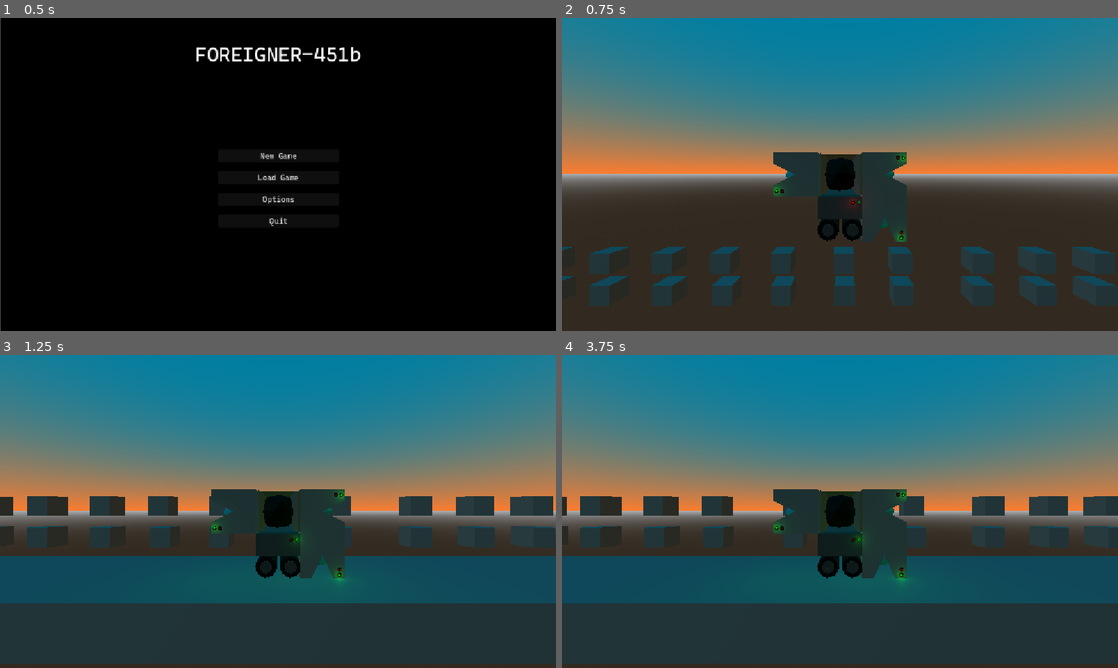
Above: before the commit, frames 1-4 (two rows, left to right).
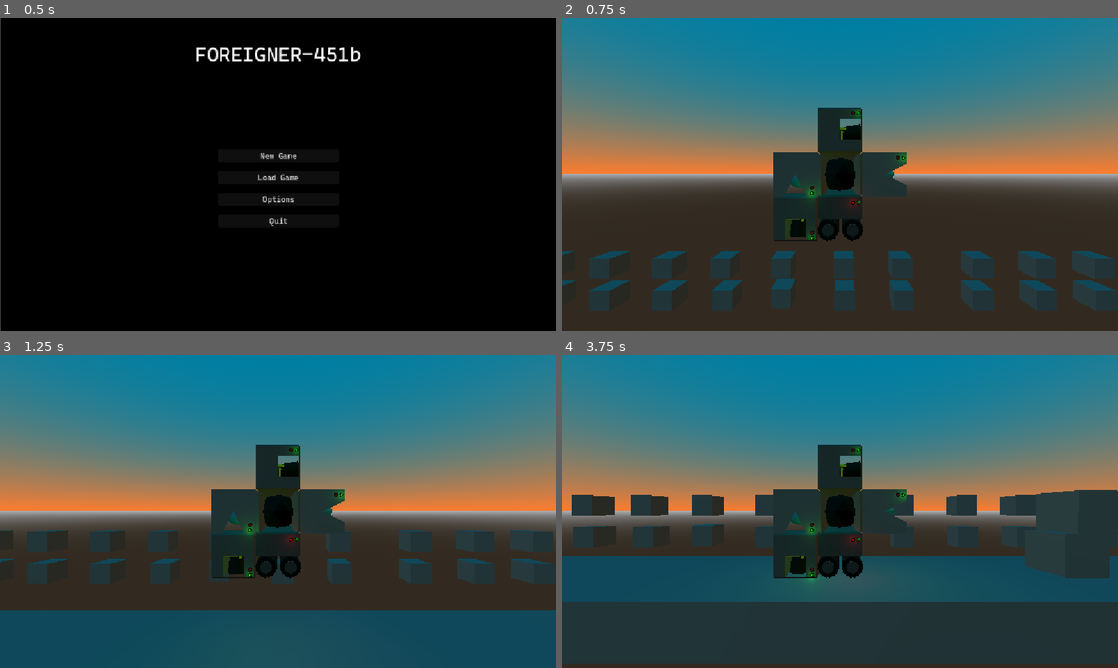
Above: after the commit, the same moments.

Repository: NikolayStaykov/foreigner-451b
Game: Godot game, scene res://scenes/ui/main_menu.tscn
Two runs of this game, one before a commit and one after it. Both use one fixed random seed, a clock stepped at 60 frames per second and the inputs below.
Inputs (mouse positions are in pixels of both pictures, inside the frame that each line leads up to):
- Up to frame 1 (0.5 s): no input
- Up to frame 2 (0.75 s): click "New Game" at 0.5 s
- Up to frame 3 (1.25 s): no input
- Up to frame 4 (3.75 s): move the mouse to (962, 495) at 1.27 s; hold D 1.28-2.03 s; click (962, 495) at 1.42 s; move the mouse to (728, 527) at 2.02 s; hold A 2.03-2.78 s; click (728, 527) at 2.17 s; move the mouse to (895, 442) at 2.77 s; hold D from 2.78 s (still down); click (895, 442) at 2.92 s; move the mouse to (812, 574) at 3.52 s; click (812, 574) at 3.67 s

Frame 1 is identical in both runs. In frame 2, 5.5% of the frame differs, in the area x 0-100%, y 28-94%; in frame 3, 38%, in the area x 0-100%, y 28-100%; in frame 4, 9.0%.

Commit message:
Redid physics of player entity to work with rigidbody3d instead of characterbody3d, refined repulser cube, added rocket cube

Diff:
--- /dev/null
+++ b/foreigner-451b/assets/3d/inherited/jet_engine_cube.tscn
@@ -0,0 +1,5 @@
+[gd_scene format=3 uid="uid://bpe3up3xejfw3"]
+
+[ext_resource type="PackedScene" uid="uid://dkeuw7qwmbhpe" path="res://assets/3d/jetEngineCube.fbx" id="1_oglba"]
+
+[node name="jetEngineCube" unique_id=1102235255 instance=ExtResource("1_oglba")]
--- /dev/null
+++ b/foreigner-451b/assets/scripts/gameplay/object_scripts/blastable.gd
@@ -0,0 +1,6 @@
+extends RigidBody3D
+
+class_name Blastable
+
+func accept_blast() -> void:
+	pass
--- /dev/null
+++ b/foreigner-451b/assets/scripts/gameplay/object_scripts/blastable_destructable.gd
@@ -0,0 +1,4 @@
+extends Blastable
+
+func accept_blast() -> void:
+	get_tree().create_timer(0.5,false).connect("timeout",queue_free)
--- a/foreigner-451b/assets/scripts/gameplay/player_scripts/main_cube.gd
+++ b/foreigner-451b/assets/scripts/gameplay/player_scripts/main_cube.gd
@@ -1,7 +1,8 @@
-extends CharacterBody3D
+extends RigidBody3D
 
+func _ready() -> void:
+	linear_damp = 1
 
 func _physics_process(delta: float) -> void:
-	if not is_on_floor():
-		velocity += get_gravity() * delta
-	move_and_slide()
+	if linear_velocity.y < 0:
+		apply_force(Vector3(0,-10,0))
--- a/foreigner-451b/assets/scripts/gameplay/player_scripts/repulser_cube.gd
+++ b/foreigner-451b/assets/scripts/gameplay/player_scripts/repulser_cube.gd
@@ -1,11 +1,12 @@
 extends Node3D
 
-@onready var main_body: CharacterBody3D
+@onready var main_body: RigidBody3D
 @export var cube_node: Node3D
 @export var repulser_sound_effect: AudioStreamPlayer3D
 @export var red_light: OmniLight3D
 @export var green_light: OmniLight3D
 @export var button: Key
+@export var impact_area: Area3D
 
 var animation_player: AnimationPlayer
 var repulser_ready: bool = true
@@ -23,34 +24,25 @@
 	main_body = get_parent()
 	force_vector_x = -1 * round(cos(rotation.z))
 	force_vector_y = -1 * round( sin(rotation.z))
+	impact_area.body_entered.connect(process_impact_area_collision)
 
 
 func execute_action() -> void:
 	repulser_ready = false
 	red_light.visible = true
 	green_light.visible = false
-	air_force_multiplier = pow(1.6, !main_body.is_on_floor() as int)
 	repulser_sound_effect.play()
 	animation_player.play("Icosphere|IcosphereAction",-1,3)
-	main_body.velocity.y += force * force_vector_y
-	main_body.velocity.x += force * force_vector_x * air_force_multiplier
+	impact_area.monitoring = true
+	get_tree().create_timer(0.1,false).connect("timeout",func(): impact_area.monitoring = false)
+	main_body.apply_impulse(Vector3(force * force_vector_x,force * force_vector_y,0))
 	get_tree().create_timer(cooldown, false).connect("timeout", reset_cooldown)
-	residual_force = force * force_vector_x * air_force_multiplier
-	lose_moemntum()
 
 func reset_cooldown() -> void:
 	repulser_ready = true
 	red_light.visible = false
 	green_light.visible = true
 	pass
-
-func lose_moemntum() -> void:
-	if residual_force == 0:
-		return
-	residual_force -= force_fall_off * force_vector_x
-	main_body.velocity.x -= force_fall_off * force_vector_x
-	get_tree().create_timer(force_fall_off_time_step, false).connect("timeout",lose_moemntum)
-
 
 func _physics_process(delta: float) -> void:
 	if Input.is_key_pressed(button) and repulser_ready:
@@ -66,3 +58,13 @@
 		return
 	if event.button_index == 1 and event.pressed and repulser_ready:
 		execute_action()
+
+func process_impact_area_collision(body) -> void:
+	if body is not RigidBody3D:
+		return
+	body = body as RigidBody3D
+	#body.apply_force(Vector3(force * force_vector_x * -1,force * force_vector_y * -1,0))
+	if body is Blastable:
+		body.accept_blast()
+	body.linear_velocity.x += force * force_vector_x * -1
+	body.linear_velocity.y += force * force_vector_y * -1
--- /dev/null
+++ b/foreigner-451b/assets/scripts/gameplay/player_scripts/rocket_cube.gd
@@ -0,0 +1,57 @@
+extends Node3D
+
+@onready var main_body: RigidBody3D
+@export var red_light: OmniLight3D
+@export var green_light: OmniLight3D
+@export var particles: GPUParticles3D
+@export var button: Key
+
+var fuel: float = 10
+var max_fuel: float = 10
+var fuel_regen_rate: float = 0.5
+var burn_rate: float = 3
+var thrust: float = 1600
+var force_vector_y: float
+var force_vector_x: float
+var mouse_button_pressed: bool = false
+
+func _ready() -> void:
+	force_vector_x = -1 * round(cos(rotation.z))
+	force_vector_y = -1 * round( sin(rotation.z)) / 2
+	main_body = get_parent()
+
+
+# Called every frame. 'delta' is the elapsed time since the previous frame.
+func _physics_process(delta: float) -> void:
+	if (Input.is_key_pressed(button) or mouse_button_pressed) and fuel > 0:
+		particles.emitting = true
+		main_body.apply_force(Vector3(thrust * force_vector_x * delta, thrust * force_vector_y * delta,0))
+		fuel -= burn_rate * delta
+	elif fuel <= 0:
+		green_light.visible = false
+		red_light.visible = true
+		particles.emitting = false
+		get_tree().create_timer(5, false).connect("timeout", func():
+			fuel = max_fuel
+			red_light.visible = false
+			green_light.visible = true
+		)
+	elif fuel > 0 and fuel < max_fuel:
+		particles.emitting = false
+		fuel += fuel_regen_rate * delta
+
+
+func _on_click_area_input_event(camera: Node, event: InputEvent, event_position: Vector3, normal: Vector3, shape_idx: int) -> void:
+	parse_click_event(event as InputEventMouseButton)
+	pass
+
+func parse_click_event(event: InputEventMouseButton) -> void:
+	if not event:
+		return
+	if event.button_index == 1:
+		mouse_button_pressed = event.pressed
+
+
+
+func _on_click_area_mouse_exited() -> void:
+	mouse_button_pressed = false
--- a/foreigner-451b/assets/scripts/gameplay/player_scripts/wheel_cube.gd
+++ b/foreigner-451b/assets/scripts/gameplay/player_scripts/wheel_cube.gd
@@ -1,37 +1,28 @@
 extends Node
 
-@onready var main_body: CharacterBody3D
+@onready var main_body: RigidBody3D
 @export var cube_node: Node3D
 @export var move_sound_effect: AudioStreamPlayer3D
 @export var red_light: OmniLight3D
 @export var green_light: OmniLight3D
 
 var animation_player: AnimationPlayer
-const SPEED: float = 5.0
-var perserved_velocity : float = 0
-var air_velocity_fall_off: float = 0.5
-var air_velocity_fall_off_time_step: float = 0.7
+const SPEED: float = 1500.0
 var move_dir: int = 0
 var last_input_type: int = 0 # 0 - none, 1 - mouse, 2 - keyboard
 var mouse_right_held: bool = false
 var mouse_left_held: bool = false
+var last_delta: float
 
 func _ready() -> void:
 	animation_player = cube_node.get_children().filter(func(node): return node is AnimationPlayer)[0]
 	main_body = get_parent()
 
 func _physics_process(delta: float) -> void:
-	if not main_body.is_on_floor():
-		main_body.velocity += main_body.get_gravity() * delta
-		if move_dir != 0:
-			perserved_velocity = move_dir * SPEED
-			stop_move()
-			main_body.velocity.x += perserved_velocity
-			lose_air_momentum()
+	if snappedf(main_body.linear_velocity.y,0.01) != 0:
+		stop_move()
 	else:
-		if perserved_velocity != 0:
-			main_body.velocity.x -= perserved_velocity
-			perserved_velocity = 0
+		last_delta = delta
 		if last_input_type != 1:
 			handle_keyboard_input()
 		if last_input_type != 2:
@@ -43,15 +34,14 @@
 		else:
 			animation_player.pause()
 	hanlde_lights()
-	main_body.move_and_slide()
 
 func handle_keyboard_input() -> void:
-	if Input.is_key_pressed(GlobalVars.wheel_cube_move_right_key) and move_dir == 0:
+	if Input.is_key_pressed(GlobalVars.wheel_cube_move_right_key):
 		last_input_type = 2
-		start_move_right()
-	elif Input.is_key_pressed(GlobalVars.wheel_cube_move_left_key) and move_dir == 0:
+		move_right()
+	elif Input.is_key_pressed(GlobalVars.wheel_cube_move_left_key):
 		last_input_type = 2
-		start_move_left()
+		move_left()
 	elif !Input.is_key_pressed(GlobalVars.wheel_cube_move_right_key) and move_dir == 1:
 		last_input_type = 0
 		stop_move()
@@ -60,12 +50,12 @@
 		stop_move()
 
 func handle_mouse_input() -> void:
-	if mouse_left_held and move_dir == 0:
+	if mouse_left_held:
 		last_input_type = 1
-		start_move_right()
-	elif mouse_right_held and move_dir == 0:
+		move_right()
+	elif mouse_right_held:
 		last_input_type = 1
-		start_move_left()
+		move_left()
 	elif !mouse_left_held and move_dir == 1:
 		last_input_type = 0
 		stop_move()
@@ -84,38 +74,26 @@
 	elif event.button_index == 2:
 		mouse_right_held = event.pressed
 
-func start_move_right() -> void:
+func move_right() -> void:
 	move_dir = 1
-	main_body.velocity.x += 1 * SPEED
-	move_sound_effect.play()
+	main_body.apply_force(Vector3(SPEED * last_delta,0,0))
+	if move_sound_effect.playing:
+		move_sound_effect.play()
 
-func start_move_left() -> void:
+func move_left() -> void:
 	move_dir = -1
-	main_body.velocity.x += -1 * SPEED
-	move_sound_effect.play()
+	main_body.apply_force(Vector3(SPEED * last_delta * -1.0,0,0))
+	if move_sound_effect.playing:
+		move_sound_effect.play()
 
 func stop_move() -> void:
-	main_body.velocity.x -= SPEED * move_dir
 	move_dir = 0
 	move_sound_effect.stop()
-
 
 func _on_area_3d_mouse_exited() -> void:
 	mouse_left_held = false
 	mouse_right_held = false
 
-func lose_air_momentum() -> void:
-	if perserved_velocity == 0:
-		return
-
-	if perserved_velocity > 0:
-		perserved_velocity -= air_velocity_fall_off
-		main_body.velocity.x -= air_velocity_fall_off
-	elif perserved_velocity < 0:
-		perserved_velocity += air_velocity_fall_off
-		main_body.velocity.x += air_velocity_fall_off
-	get_tree().create_timer(air_velocity_fall_off_time_step,true).connect("timeout",lose_air_momentum)
-
 func hanlde_lights() -> void:
-	red_light.visible = !main_body.is_on_floor()
+	red_light.visible = snappedf(main_body.linear_velocity.y,0.01) != 0
 	green_light.visible = !red_light.visible
--- a/foreigner-451b/scenes/gameplay_scenes/test_scene.tscn
+++ b/foreigner-451b/scenes/gameplay_scenes/test_scene.tscn
@@ -3,6 +3,8 @@
 [ext_resource type="PackedScene" uid="uid://dt1vfeopx885g" path="res://scenes/player_objects/main_cube.tscn" id="1_x523r"]
 [ext_resource type="PackedScene" uid="uid://cwhh7rovxw5va" path="res://scenes/player_objects/wheel_cube.tscn" id="2_jbclj"]
 [ext_resource type="PackedScene" uid="uid://bhh5spixos4bv" path="res://scenes/player_objects/repulser_cube.tscn" id="3_8nujb"]
+[ext_resource type="Script" uid="uid://bapkjx7wu2uns" path="res://assets/scripts/gameplay/object_scripts/blastable_destructable.gd" id="4_chxrr"]
+[ext_resource type="PackedScene" uid="uid://babthu4we7hdn" path="res://scenes/player_objects/rocket_cube.tscn" id="4_jci4g"]
 
 [sub_resource type="ProceduralSkyMaterial" id="ProceduralSkyMaterial_x523r"]
 sky_top_color = Color(2.2140146e-06, 0.4932255, 0.64363945, 1)
@@ -15,34 +17,45 @@
 background_mode = 2
 sky = SubResource("Sky_jbclj")
 
+[sub_resource type="PhysicsMaterial" id="PhysicsMaterial_8nujb"]
+
 [sub_resource type="BoxMesh" id="BoxMesh_jbclj"]
 
 [sub_resource type="BoxShape3D" id="BoxShape3D_8nujb"]
 
 [sub_resource type="BoxMesh" id="BoxMesh_x523r"]
+
+[sub_resource type="BoxMesh" id="BoxMesh_8nujb"]
+
+[sub_resource type="BoxShape3D" id="BoxShape3D_chxrr"]
 
 [node name="TestScene" type="Node3D" unique_id=2071262294]
 
 [node name="main_cube" parent="." unique_id=1786172688 instance=ExtResource("1_x523r")]
 transform = Transform3D(1, 0, 0, 0, 1, 0, 0, 0, 1, 0, 7.1661277, 0)
 
+[node name="CollisionShape3D5" parent="main_cube" unique_id=112862911 instance=ExtResource("3_8nujb")]
+transform = Transform3D(1.1924881e-08, 1, 0, -1, 1.1924881e-08, 0, 0, 0, 1, -1, 0, 0)
+
+[node name="CollisionShape3D6" parent="main_cube" unique_id=778062202 instance=ExtResource("3_8nujb")]
+transform = Transform3D(1, 0, 0, 0, 1, 0, 0, 0, 1, 1, 0, 0)
+
 [node name="CollisionShape3D2" parent="main_cube" unique_id=1059384448 instance=ExtResource("2_jbclj")]
 transform = Transform3D(-4.371139e-08, 0, -1, 0, 1, 0, 1, 0, -4.371139e-08, 0, -1, 0)
 
-[node name="CollisionShape3D3" parent="main_cube" unique_id=778062202 instance=ExtResource("3_8nujb")]
-transform = Transform3D(1, 0, 0, 0, 1, 0, 0, 0, 1, 1, 0, 0)
-
-[node name="CollisionShape3D4" parent="main_cube" unique_id=110862804 instance=ExtResource("3_8nujb")]
-transform = Transform3D(-1, 8.742278e-08, 0, -8.742278e-08, -1, 0, 0, 0, 1, -1, 0, 0)
-
-[node name="CollisionShape3D5" parent="main_cube" unique_id=112862911 instance=ExtResource("3_8nujb")]
-transform = Transform3D(1.1924881e-08, 1, 0, -1, 1.1924881e-08, 0, 0, 0, 1, 1, -1, 0)
+[node name="CollisionShape3D3" parent="main_cube" unique_id=1241993791 instance=ExtResource("4_jci4g")]
+transform = Transform3D(1, 0, 0, 0, 1, 0, 0, 0, 1, 0, 1, 0)
+
+[node name="CollisionShape3D4" parent="main_cube" unique_id=316703179 instance=ExtResource("4_jci4g")]
+transform = Transform3D(1.1924881e-08, 1, 0, -1, 1.1924881e-08, 0, 0, 0, 1, -1, -1, 0)
+button = 84
 
 [node name="WorldEnvironment" type="WorldEnvironment" parent="." unique_id=1715848886]
 environment = SubResource("Environment_8nujb")
 
 [node name="StaticBody3D" type="StaticBody3D" parent="." unique_id=1813250805]
 transform = Transform3D(33.56, 0, 0, 0, 1, 0, 0, 0, 3.49, 0, 0, 0)
+physics_material_override = SubResource("PhysicsMaterial_8nujb")
 
 [node name="MeshInstance3D" type="MeshInstance3D" parent="StaticBody3D" unique_id=713337574]
 transform = Transform3D(10.028985, 0, 0, 0, 1, 0, 0, 0, 1.0000001, 0, 0, 0)
@@ -67,7 +80,7 @@
 mesh = SubResource("BoxMesh_x523r")
 
 [node name="MeshInstance3D4" type="MeshInstance3D" parent="background" unique_id=739191463]
-transform = Transform3D(0.99990946, 0, -0.013456083, 0, 1, 0, 0.013456083, 0, 0.99990946, -2.907268, 0.70563126, -5.4973993)
+transform = Transform3D(0.99990946, 0, -0.013456083, 0, 1, 0, 0.013456083, 0, 0.99990946, -2.9149542, 0.7839203, -5.5316486)
 mesh = SubResource("BoxMesh_x523r")
 
 [node name="MeshInstance3D5" type="MeshInstance3D" parent="background" unique_id=766772874]
@@ -245,3 +258,26 @@
 [node name="MeshInstance3D48" type="MeshInstance3D" parent="background" unique_id=256312796]
 transform = Transform3D(0.99990946, 0, -0.013456083, 0, 1, 0, 0.013456083, 0, 0.99990946, -23.837418, 0.70563126, -5.4973993)
 mesh = SubResource("BoxMesh_x523r")
+
+[node name="RigidBody3D" type="RigidBody3D" parent="." unique_id=1880189925]
+transform = Transform3D(1, 0, 0, 0, 1, 0, 0, 0, 1, 9.462666, 3.5884151, 0)
+collision_layer = 32769
+collision_mask = 32769
+
+[node name="MeshInstance3D" type="MeshInstance3D" parent="RigidBody3D" unique_id=1984297352]
+mesh = SubResource("BoxMesh_8nujb")
+
+[node name="CollisionShape3D" type="CollisionShape3D" parent="RigidBody3D" unique_id=565737445]
+shape = SubResource("BoxShape3D_chxrr")
+
+[node name="RigidBody3D2" type="RigidBody3D" parent="." unique_id=291274584]
+transform = Transform3D(1, 0, 0, 0, 1, 0, 0, 0, 1, 9.74811, 5.04707, 0)
+collision_layer = 32769
+collision_mask = 32769
+script = ExtResource("4_chxrr")
+
+[node name="MeshInstance3D" type="MeshInstance3D" parent="RigidBody3D2" unique_id=515944530]
+mesh = SubResource("BoxMesh_8nujb")
+
+[node name="CollisionShape3D" type="CollisionShape3D" parent="RigidBody3D2" unique_id=749167047]
+shape = SubResource("BoxShape3D_chxrr")
--- a/foreigner-451b/scenes/player_objects/main_cube.tscn
+++ b/foreigner-451b/scenes/player_objects/main_cube.tscn
@@ -3,15 +3,16 @@
 [ext_resource type="Script" uid="uid://d2skx3afsejwi" path="res://assets/scripts/gameplay/player_scripts/main_cube.gd" id="1_2hfeb"]
 [ext_resource type="PackedScene" uid="uid://bdmdlm2e0vgcf" path="res://assets/3d/mainAIcube.fbx" id="2_lukxp"]
 
+[sub_resource type="PhysicsMaterial" id="PhysicsMaterial_lukxp"]
+
 [sub_resource type="BoxShape3D" id="BoxShape3D_lukxp"]
 
-[node name="CharacterBody3D" type="CharacterBody3D" unique_id=1786172688]
-process_mode = 3
-physics_interpolation_mode = 1
+[node name="RigidBody3D" type="RigidBody3D" unique_id=876077619]
 axis_lock_linear_z = true
 axis_lock_angular_x = true
 axis_lock_angular_y = true
 axis_lock_angular_z = true
+physics_material_override = SubResource("PhysicsMaterial_lukxp")
 script = ExtResource("1_2hfeb")
 
 [node name="CollisionShape3D" type="CollisionShape3D" parent="." unique_id=1928183620]
@@ -22,3 +23,5 @@
 
 [node name="Camera3D" type="Camera3D" parent="." unique_id=96237756]
 transform = Transform3D(1, 0, 0, 0, 1, 0, 0, 0, 1, 0, 0, 5.079)
+
+[node name="AudioListener3D" type="AudioListener3D" parent="Camera3D" unique_id=2047063045]
--- a/foreigner-451b/scenes/player_objects/repulser_cube.tscn
+++ b/foreigner-451b/scenes/player_objects/repulser_cube.tscn
@@ -3,12 +3,16 @@
 [ext_resource type="Script" uid="uid://b1g2juyb8b08v" path="res://assets/scripts/gameplay/player_scripts/repulser_cube.gd" id="1_3u2l0"]
 [ext_resource type="PackedScene" uid="uid://c1qnop0m3xqy5" path="res://assets/3d/inherited/repulser_cube.tscn" id="1_goj74"]
 [ext_resource type="Script" uid="uid://dl12inyseag7e" path="res://assets/scripts/global/audio_playe_3d_sfx.gd" id="2_dv2yy"]
+[ext_resource type="AudioStream" uid="uid://cn1fjcxfph4w5" path="res://assets/sound/sfx/repulser_cube.mp3" id="3_louj5"]
 
 [sub_resource type="BoxShape3D" id="BoxShape3D_dv2yy"]
 
 [sub_resource type="BoxShape3D" id="BoxShape3D_louj5"]
 
-[node name="CollisionShape3D" type="CollisionShape3D" unique_id=778062202 node_paths=PackedStringArray("cube_node", "repulser_sound_effect", "red_light", "green_light")]
+[sub_resource type="BoxShape3D" id="BoxShape3D_3u2l0"]
+size = Vector3(3.0684814, 2.9711914, 1)
+
+[node name="CollisionShape3D" type="CollisionShape3D" unique_id=778062202 node_paths=PackedStringArray("cube_node", "repulser_sound_effect", "red_light", "green_light", "impact_area")]
 shape = SubResource("BoxShape3D_dv2yy")
 script = ExtResource("1_3u2l0")
 cube_node = NodePath("repulserCube")
@@ -16,11 +20,15 @@
 red_light = NodePath("red_light")
 green_light = NodePath("green_light")
 button = 32
+impact_area = NodePath("impact_area")
 
 [node name="repulserCube" parent="." unique_id=2058327641 instance=ExtResource("1_goj74")]
 transform = Transform3D(-2.2074252e-08, 0, -0.505, 0, 0.505, 0, 0.505, 0, -2.2074252e-08, 0, 0, 0)
 
 [node name="repulser_sound_effect" type="AudioStreamPlayer3D" parent="." unique_id=1607186020]
+transform = Transform3D(1, 0, 0, 0, 1, 0, 0, 0, 1, 0, 0, 5.79)
+stream = ExtResource("3_louj5")
+max_distance = 76.56
 script = ExtResource("2_dv2yy")
 
 [node name="clickable_area" type="Area3D" parent="." unique_id=680315010]
@@ -44,4 +52,14 @@
 light_indirect_energy = 0.0
 light_volumetric_fog_energy = 0.0
 
+[node name="impact_area" type="Area3D" parent="." unique_id=9345532]
+transform = Transform3D(1, 0, 0, 0, 1, 0, 0, 0, 1, 1.0419241, 0, 0)
+collision_layer = 32768
+collision_mask = 32768
+monitoring = false
+
+[node name="CollisionShape3D" type="CollisionShape3D" parent="impact_area" unique_id=2024838725]
+transform = Transform3D(1, 0, 0, 0, 1, 0, 0, 0, 1, 1.0342406, -0.0021972656, 0)
+shape = SubResource("BoxShape3D_3u2l0")
+
 [connection signal="input_event" from="clickable_area" to="." method="_on_clickable_area_input_event"]
--- /dev/null
+++ b/foreigner-451b/scenes/player_objects/rocket_cube.tscn
@@ -0,0 +1,74 @@
+[gd_scene format=3 uid="uid://babthu4we7hdn"]
+
+[ext_resource type="Script" uid="uid://cx66iga6ar73l" path="res://assets/scripts/gameplay/player_scripts/rocket_cube.gd" id="1_4wpxm"]
+[ext_resource type="PackedScene" uid="uid://bpe3up3xejfw3" path="res://assets/3d/inherited/jet_engine_cube.tscn" id="1_reql2"]
+
+[sub_resource type="BoxShape3D" id="BoxShape3D_4wpxm"]
+
+[sub_resource type="ParticleProcessMaterial" id="ParticleProcessMaterial_reql2"]
+emission_shape_scale = Vector3(0.2, 0.2, 0.2)
+emission_shape = 1
+emission_sphere_radius = 1.0
+spread = 6.353
+initial_velocity_min = 10.38
+initial_velocity_max = 21.14
+gravity = Vector3(0, 0, 0)
+
+[sub_resource type="StandardMaterial3D" id="StandardMaterial3D_4wpxm"]
+blend_mode = 1
+vertex_color_use_as_albedo = true
+albedo_color = Color(1, 0.61960787, 0, 1)
+
+[sub_resource type="QuadMesh" id="QuadMesh_uj6vt"]
+material = SubResource("StandardMaterial3D_4wpxm")
+size = Vector2(0.02, 0.02)
+
+[sub_resource type="BoxShape3D" id="BoxShape3D_uj6vt"]
+size = Vector3(1, 1, 0.072265625)
+
+[node name="CollisionShape3D" type="CollisionShape3D" unique_id=1241993791 node_paths=PackedStringArray("red_light", "green_light", "particles")]
+script = ExtResource("1_4wpxm")
+red_light = NodePath("red_light")
+green_light = NodePath("green_light")
+particles = NodePath("engine_particles")
+button = 81
+
+[node name="CollisionShape3D" type="CollisionShape3D" parent="." unique_id=565335257]
+shape = SubResource("BoxShape3D_4wpxm")
+
+[node name="jetEngineCube" parent="." unique_id=1102235255 instance=ExtResource("1_reql2")]
+transform = Transform3D(-2.2074252e-08, 0, -0.505, 0, 0.505, 0, 0.505, 0, -2.2074252e-08, -8.314848e-05, 0, 0)
+
+[node name="green_light" type="OmniLight3D" parent="." unique_id=1877901174]
+transform = Transform3D(-4.371139e-08, 0, -1, 0, 1, 0, 1, 0, -4.371139e-08, 0.4134056, 0.37122867, 0.54362684)
+light_color = Color(0.03529412, 0.90588236, 0, 1)
+light_energy = 0.09
+light_indirect_energy = 0.0
+light_volumetric_fog_energy = 0.0
+
+[node name="red_light" type="OmniLight3D" parent="." unique_id=473968504]
+transform = Transform3D(-4.371139e-08, 0, -1, 0, 1, 0, 1, 0, -4.371139e-08, 0.29666662, 0.37110505, 0.54872715)
+visible = false
+light_color = Color(0.90588236, 0.019607844, 0, 1)
+light_energy = 0.09
+light_indirect_energy = 0.0
+light_volumetric_fog_energy = 0.0
+
+[node name="jet_sound_effect" type="AudioStreamPlayer3D" parent="." unique_id=1095968462]
+
+[node name="engine_particles" type="GPUParticles3D" parent="." unique_id=1553081718]
+transform = Transform3D(0.9999927, -0.0033656633, 0.0017903326, 0.0033790725, 0.9999659, -0.00753517, -0.0017648935, 0.0075411685, 0.99996996, 0.47381252, 0, 0)
+emitting = false
+amount = 2000
+lifetime = 0.04
+process_material = SubResource("ParticleProcessMaterial_reql2")
+draw_pass_1 = SubResource("QuadMesh_uj6vt")
+
+[node name="click_area" type="Area3D" parent="." unique_id=992766829]
+
+[node name="CollisionShape3D" type="CollisionShape3D" parent="click_area" unique_id=667833138]
+transform = Transform3D(1, 0, 0, 0, 1, 0, 0, 0, 1, 0, 0, 0.5371969)
+shape = SubResource("BoxShape3D_uj6vt")
+
+[connection signal="input_event" from="click_area" to="." method="_on_click_area_input_event"]
+[connection signal="mouse_exited" from="click_area" to="." method="_on_click_area_mouse_exited"]
Not shown, added: foreigner-451b/assets/scripts/gameplay/object_scripts/blastable.gd.uid
Not shown, added: foreigner-451b/assets/scripts/gameplay/object_scripts/blastable_destructable.gd.uid
Not shown, added: foreigner-451b/assets/scripts/gameplay/player_scripts/rocket_cube.gd.uid
Not shown, added: foreigner-451b/assets/sound/sfx/repulser_cube.mp3.import
Not shown, added: foreigner-451b/assets/sound/sfx/repulser_cube.mp3
Not shown, added: foreigner-451b/scenes/player_objects/main_cube.tscn21942565655.tmp
Not shown, added: foreigner-451b/scenes/player_objects/main_cube.tscn21946870670.tmp
Not shown, added: foreigner-451b/scenes/player_objects/main_cube.tscn22348054479.tmp
